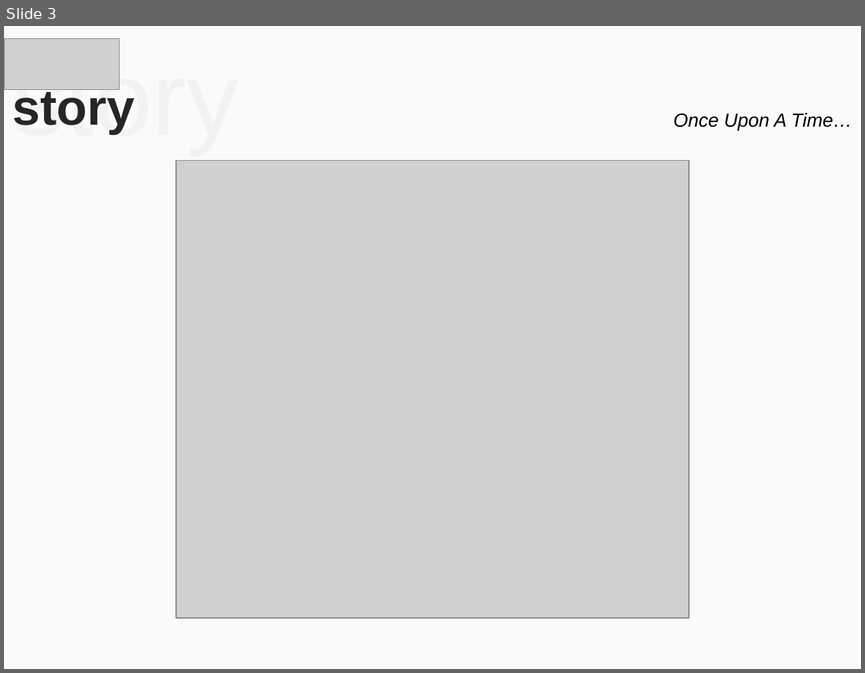
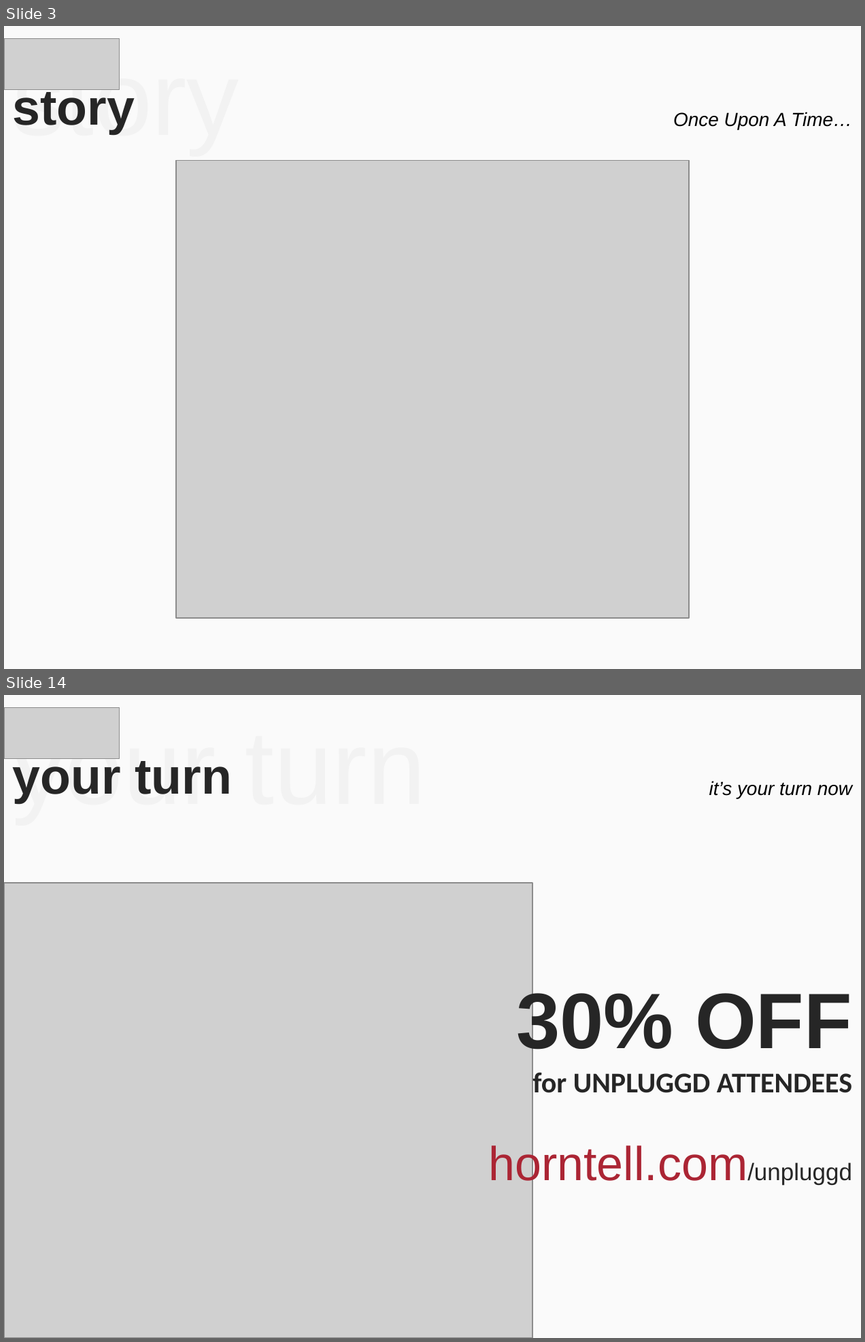
Before and after one commit to mohitmamoria/horntell-unpluggd-deck, a slide deck: Horntell - Unpluggd.pptx. Shown one above the other, each under a label of ours: slide 3 before the commit, slides 3 and 14 after it; the slides between them are not shown. The pictures are 865x673 and 865x1342 pixels, drawn with LibreOffice and Linux fonts; fonts in the diff are those of the drawing; grey boxes stand for pictures. Boxes give left, top, right and bottom in pixels: in the first picture for what was removed or moved away, otherwise in the second. Text is boxed around its words. In the diff, an @@ line names an element or a change of style, - is before the commit and + after.

```diff
--- a/Horntell - Unpluggd.pptx
+++ b/Horntell - Unpluggd.pptx
@@ slide 14 added at [4, 695, 861, 1338], background #FAFAFA @@
@@ picture added at [4, 708, 119, 759] @@
@@ text added at [12, 721, 215, 804], 88 pt, text #F2F2F2 @@
+your turn
@@ title added at [13, 754, 232, 803], 42 pt, text #262626, bold @@
+your turn
@@ text added at [709, 781, 852, 799], 16 pt, text #000000, italic @@
+it’s your turn now
@@ picture added at [4, 883, 532, 1338] @@
@@ text added at [488, 985, 852, 1189], 24 pt, text #262626, bold @@
+30% OFF
+for UNPLUGGD ATTENDEES
+horntell.com/unpluggd
```
Also in this commit, not shown: 1 slide changed, 11 other slides added, 7 slides removed, 9 other files.
